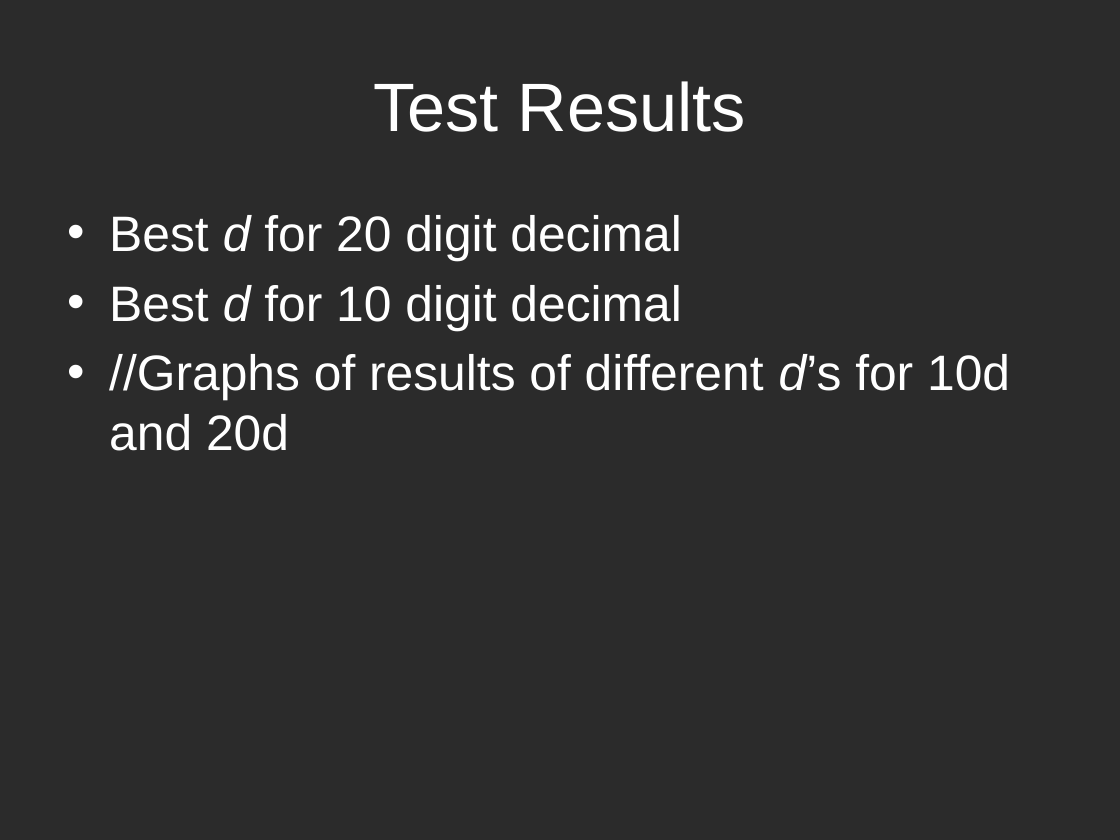
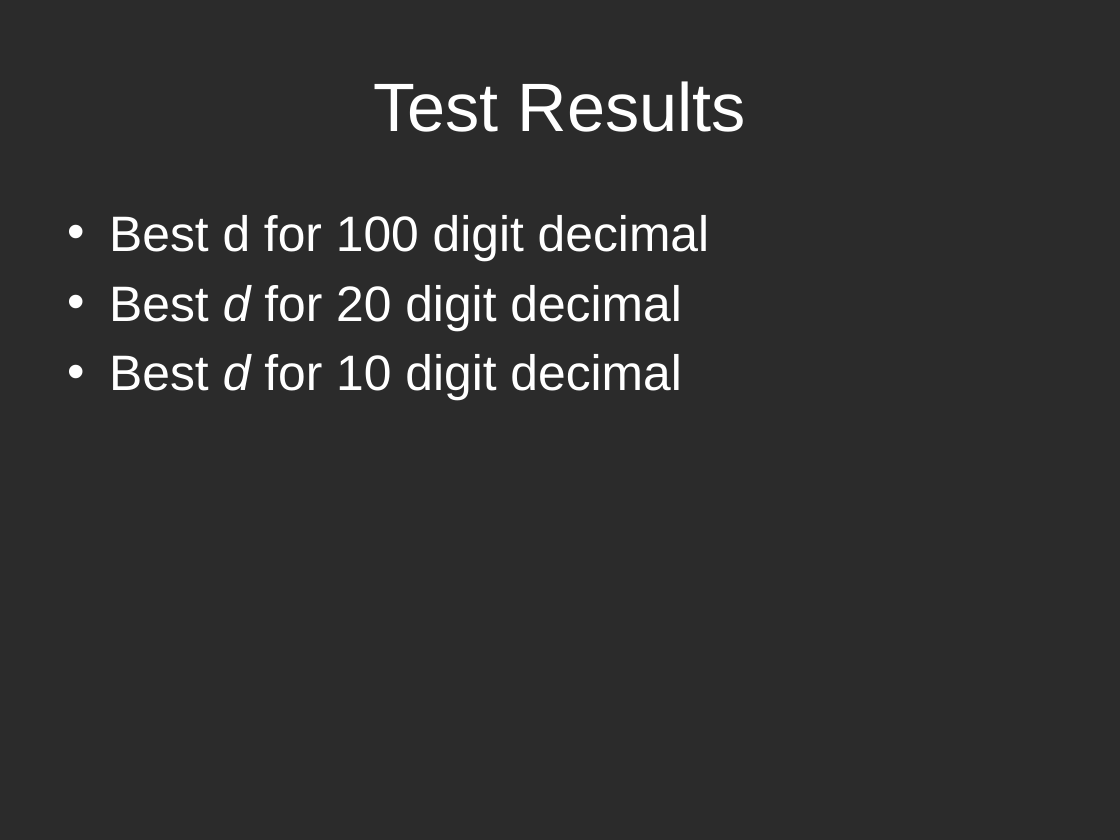
Before and after one commit to hyoshid1/project375, a slide deck: slide 10 of presentation.pptx. Drawn at 1120x840 pixels with LibreOffice and Linux fonts; fonts in the diff are those of the drawing; background and template pictures are left out; a plain dark background stands for a picture behind light text. Boxes give left, top, right and bottom in pixels: in the first picture for what was removed or moved away, otherwise in the second. Text is boxed around its words. In the diff, an @@ line names an element or a change of style, - is before the commit and + after.

```diff
--- a/presentation.pptx
+++ b/presentation.pptx
@@ text at <box>109,215,710,261</box>: paragraph added @@
+• Best d for 100 digit decimal
@@ text at <box>109,354,1010,451</box>: paragraph removed @@
-• //Graphs of results of different d’s for 10d and 20d
```
Also in this commit, not shown: 2 other slides changed, 2 slides added, 1 slide removed.
